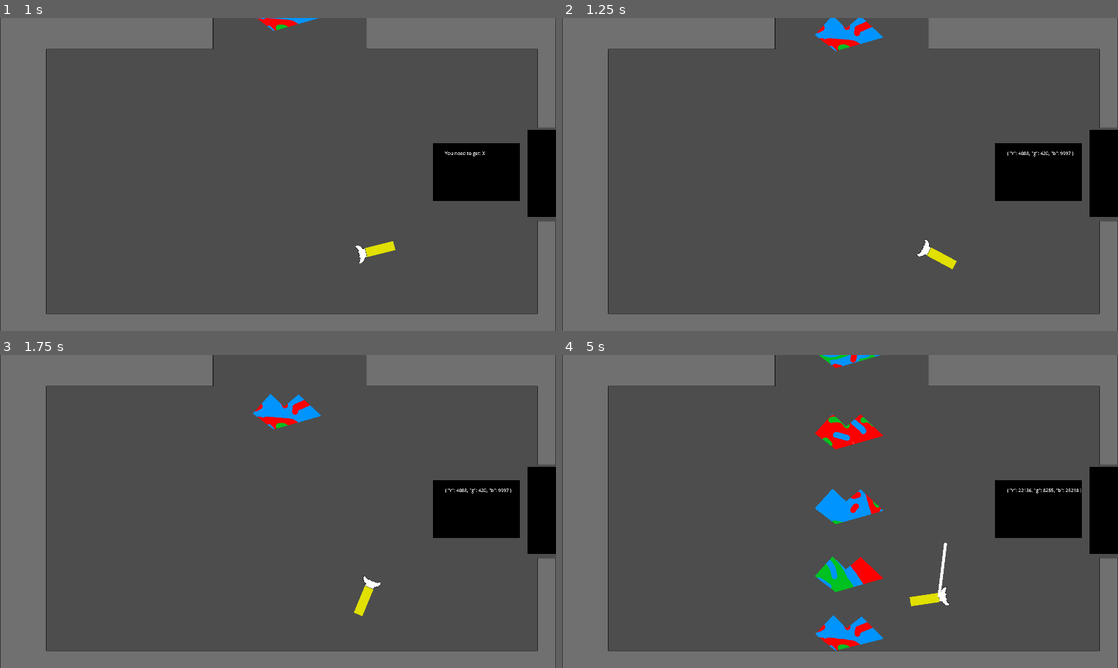
Above: before the commit, frames 1-4 (two rows, left to right).
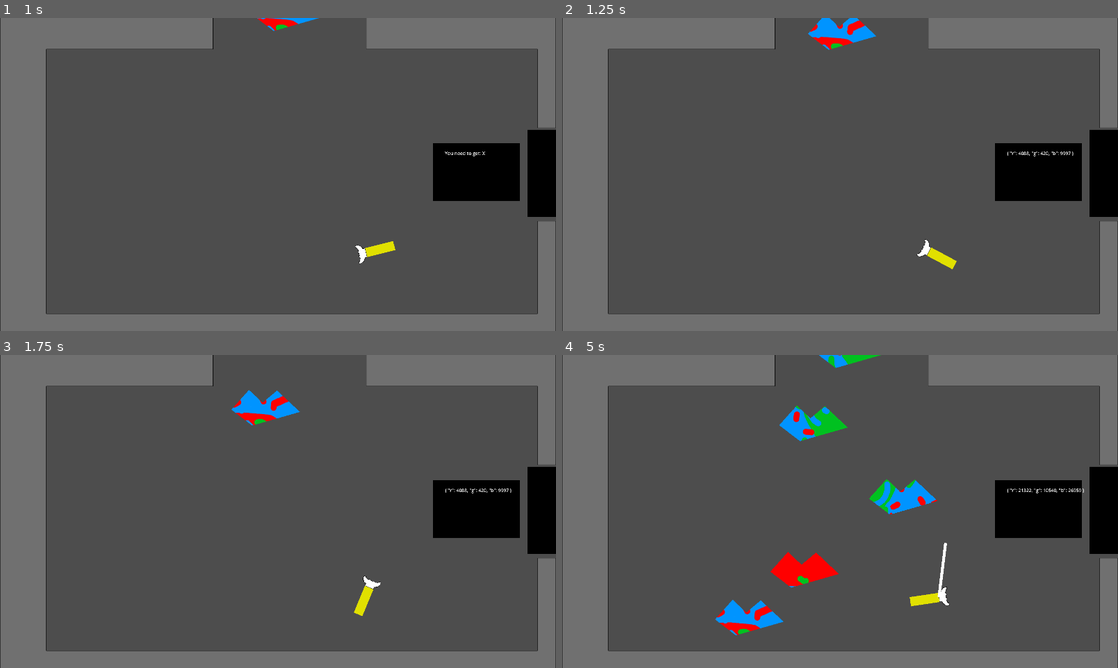
Above: after the commit, the same moments.

Repository: CWmain/SpaceJunkGame
Game: Godot game, scene res://Levels/main_level.tscn
The game is run twice, just before and just after one commit, with the same random seed, the same clock (stepped at 60 frames per second) and the same inputs.
Inputs (mouse positions are in pixels of both pictures, inside the frame that each line leads up to):
- Up to frame 1 (1 s): tap Enter at 0.5 s; move the mouse to (400, 158) at 0.52 s; hold D (TurnRight) from 0.53 s (still down); click (400, 158) at 0.6 s; tap W (Accelerate) at 0.77 s
- Up to frame 2 (1.25 s): keep holding D (TurnRight)
- Up to frame 3 (1.75 s): keep holding D (TurnRight); move the mouse to (166, 527) at 1.27 s; tap S (Stop) at 1.35 s; tap W (Accelerate) at 1.52 s
- Up to frame 4 (5 s): move the mouse to (895, 442) at 2.02 s; release D (TurnRight) at 2.03 s; hold A (TurnLeft) 2.03-2.78 s; tap T (Tether) at 2.1, 4.35 s; move the mouse to (812, 574) at 2.77 s; hold D (TurnRight) 2.78-4.28 s; click (812, 574) at 2.85 s; tap W (Accelerate) at 3.02, 3.77, 4.52 s; move the mouse to (1006, 558) at 3.52 s; hold S (Stop) 3.53-4.28 s; move the mouse to (673, 464) at 4.27 s; hold A (TurnLeft) from 4.28 s (still down)

Frame 1 is identical in both runs. In frame 2, 0.5% of the frame differs, in the area x 44-58%, y 0-11%; in frame 3, 1.0%; in frame 4, 6.1%, in the area x 27-94%, y 0-95%.

Commit message:
Have asteroids spawning with velocity varying by +- PI/4

Diff:
--- a/Objects/asteroid/asteroid_spawner/asteroid_spawner.gd
+++ b/Objects/asteroid/asteroid_spawner/asteroid_spawner.gd
@@ -35,7 +35,9 @@
 	print("Mass: ", newAsteroid.get_mass())
 
 	pixelCounter.countPolygonPixels(newAsteroid.visual)
-	newAsteroid.apply_impulse(Vector2(0,300))
+	# Slightly Randomise impluse direction (from +-PI/4)
+
+	newAsteroid.apply_impulse(Vector2(0,300).rotated(Global.rng.randf_range(-PI/4, PI/4)))
 
 
 func _on_timer_timeout():
